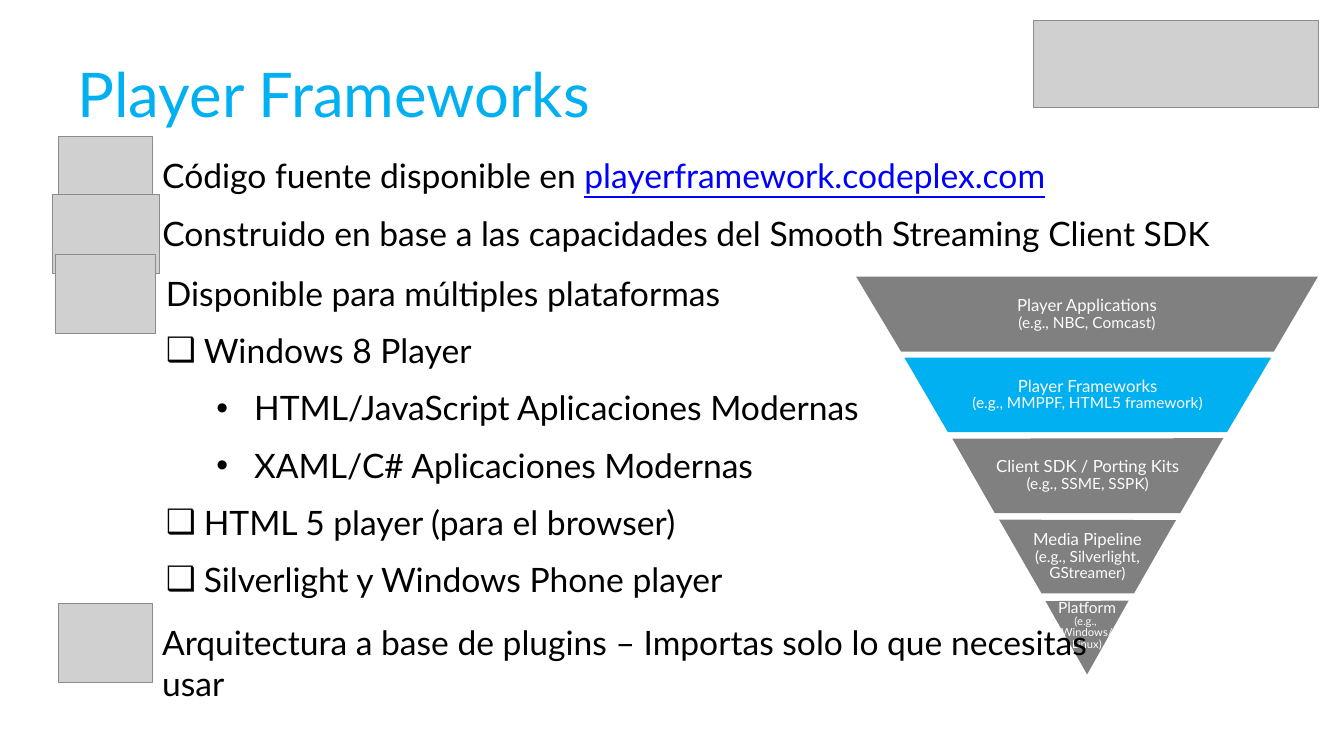
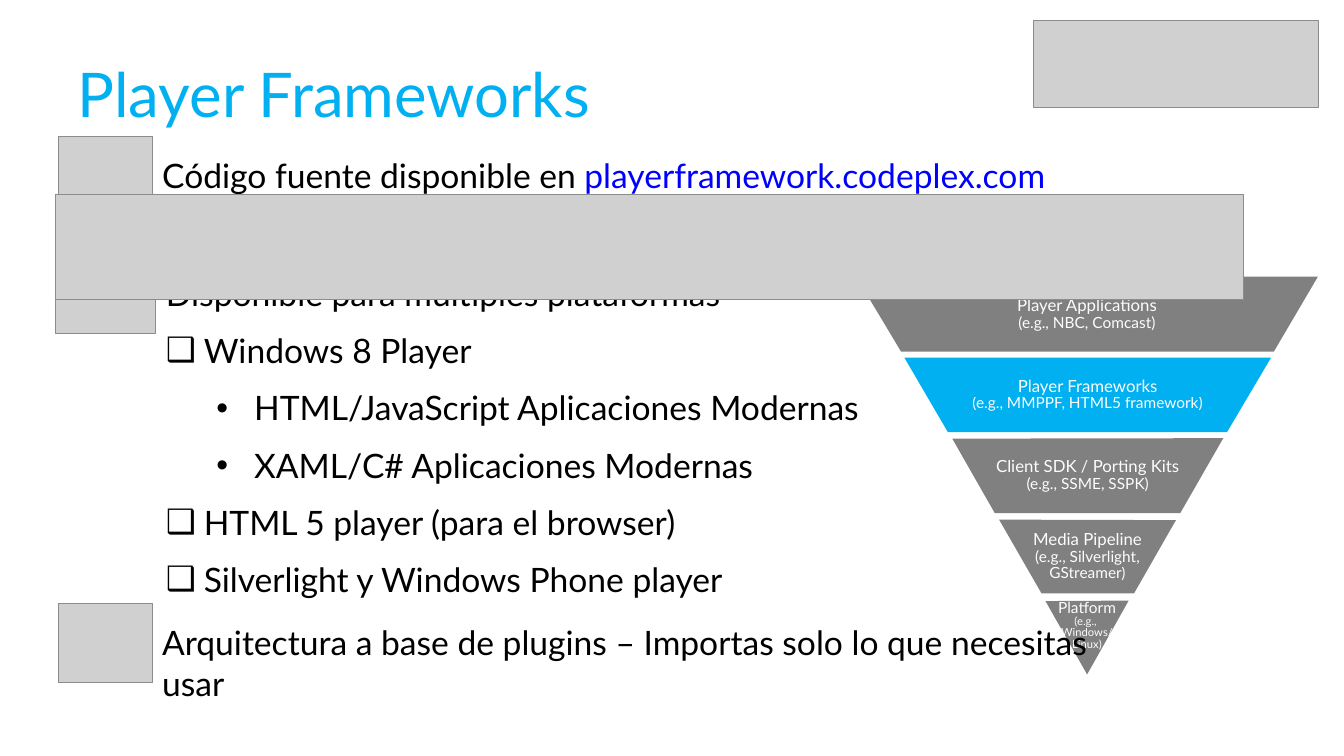
Before and after one commit to mconverti/webcast-aplicaciones-media-con-azure-media-services, a slide deck: slide 20 of CreandoAplicacionesMediaConAzureMediaServices.pptx. Drawn at 1344x756 pixels with LibreOffice and Linux fonts; fonts in the diff are those of the drawing; grey boxes stand for pictures. Boxes give left, top, right and bottom in pixels: in the first picture for what was removed or moved away, otherwise in the second. Text is boxed around its words. In the diff, an @@ line names an element or a change of style, - is before the commit and + after.

```diff
--- a/CreandoAplicacionesMediaConAzureMediaServices.pptx
+++ b/CreandoAplicacionesMediaConAzureMediaServices.pptx
@@ picture removed at (52, 195, 159, 274) @@
@@ picture added at (55, 195, 1244, 300) @@
@@ text removed at (162, 221, 1210, 252) @@
-  Construido en base a las capacidades del Smooth Streaming Client SDK
```
Also in this commit, not shown: 1 other slide changed, 1 slide added.
